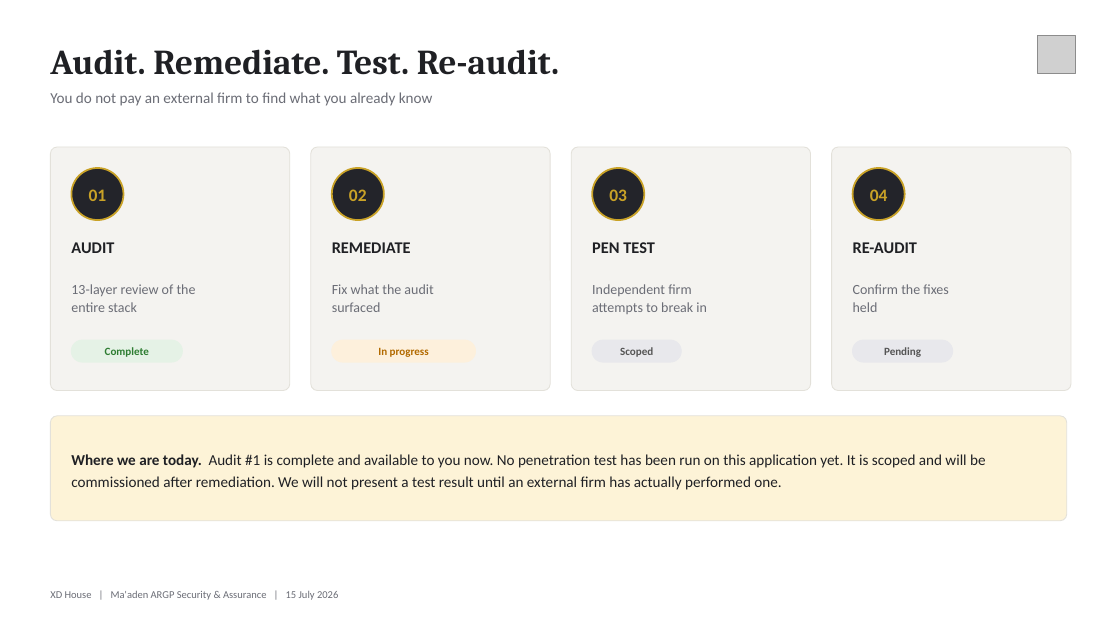
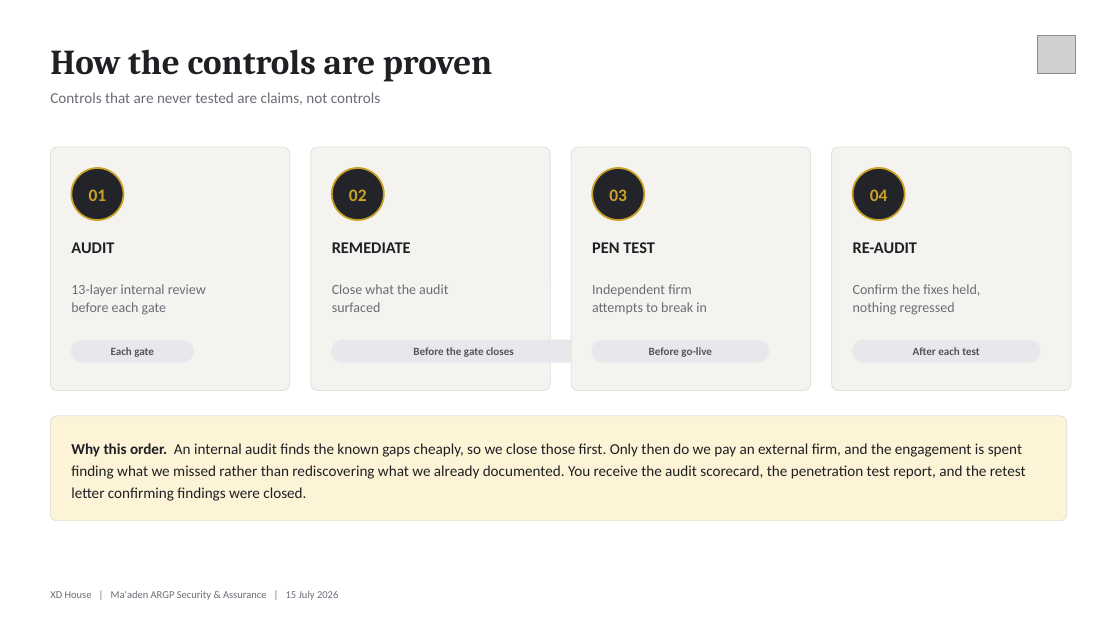
Before and after one commit to XDH-AngelBalilo/XDH_Maaden, a slide deck: slide 6 of RFQ Doc/2026.07.15 Security Pack/Maaden ARGP - Security & Assurance.pptx (slide 3 before the commit). Drawn at 1120x630 pixels with LibreOffice and Linux fonts; fonts in the diff are those of the drawing; grey boxes stand for pictures. Boxes give left, top, right and bottom in pixels: in the first picture for what was removed or moved away, otherwise in the second. Text is boxed around its words. In the diff, an @@ line names an element or a change of style, - is before the commit and + after.

```diff
--- a/RFQ Doc/2026.07.15 Security Pack/Maaden ARGP - Security & Assurance.pptx
+++ b/RFQ Doc/2026.07.15 Security Pack/Maaden ARGP - Security & Assurance.pptx
@@ text at [50,49,492,82]: text changed @@
-Audit. Remediate. Test. Re-audit.
+How the controls are proven
@@ text at [50,92,381,105]: text changed @@
-You do not pay an external firm to find what you already know
+Controls that are never tested are claims, not controls
@@ text at [71,284,206,315]: text changed @@
-13-layer review of the
-entire stack
+13-layer internal review
+before each gate
@@ text at [332,284,448,294]: text changed @@
-Fix what the audit
+Close what the audit
@@ text at [853,284,980,315]: text changed @@
-Confirm the fixes
-held
+Confirm the fixes held,
+nothing regressed
@@ rounded rectangle: place and size @@
-rounded rectangle at [71,340,182,362]
+rounded rectangle at [71,340,193,362]
@@ rounded rectangle at [71,340,193,362]: fill #E5F2E6 to #E8E8EC; outline #E5F2E6 1 pt to #E8E8EC 1 pt @@
@@ text at [111,347,154,357]: text changed; text colour #2E7D32 to #555555 @@
-Complete
+Each gate
@@ rounded rectangle: place and size @@
-rounded rectangle at [332,340,476,362]
+rounded rectangle at [332,340,596,362]
@@ rounded rectangle at [332,340,596,362]: fill #FDF0DC to #E8E8EC; outline #FDF0DC 1 pt to #E8E8EC 1 pt @@
@@ text at [413,347,514,357]: text changed; text colour #B26A00 to #555555 @@
-In progress
+Before the gate closes
@@ rounded rectangle: place and size @@
-rounded rectangle at [592,340,681,362]
+rounded rectangle at [592,340,769,362]
@@ text at [649,347,712,357]: text changed @@
-Scoped
+Before go-live
@@ rounded rectangle: place and size @@
-rounded rectangle at [853,340,953,362]
+rounded rectangle at [853,340,1040,362]
@@ text at [913,347,979,355]: text changed @@
-Pending
+After each test
@@ text at [71,443,1026,501]: text changed @@
-Where we are today. Audit #1 is complete and available to you now. No penetration test has been run on this application yet. It is scoped and will be commissioned after remediation. We will not present a test result until an external firm has actually performed one.
+Why this order. An internal audit finds the known gaps cheaply, so we close those first. Only then do we pay an external firm, and the engagement is spent finding what we missed rather than rediscovering what we already documented. You receive the audit scorecard, the penetration test report, and the retest letter confirming findings were closed.
```
Also in this commit, not shown: 5 other slides changed, 2 slides added, 3 slides removed, 8 other files.
